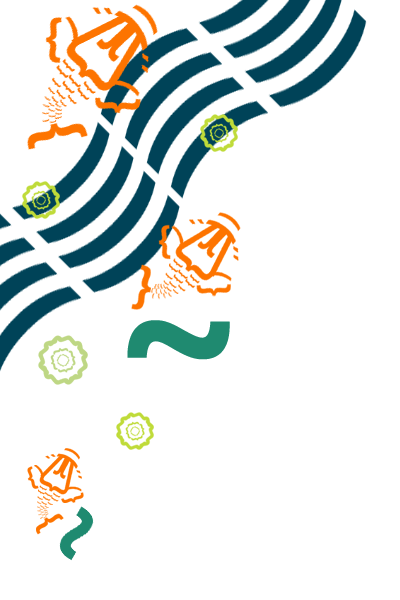
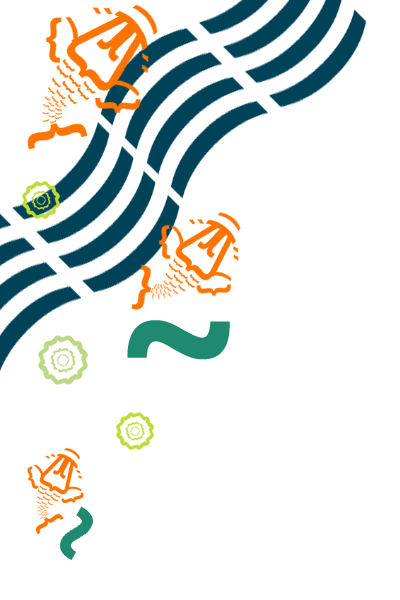
Layers edited between the first and the second 400 x 600 image:
hid "Layer 1 copy 3" over (200, 114, 238, 152)
